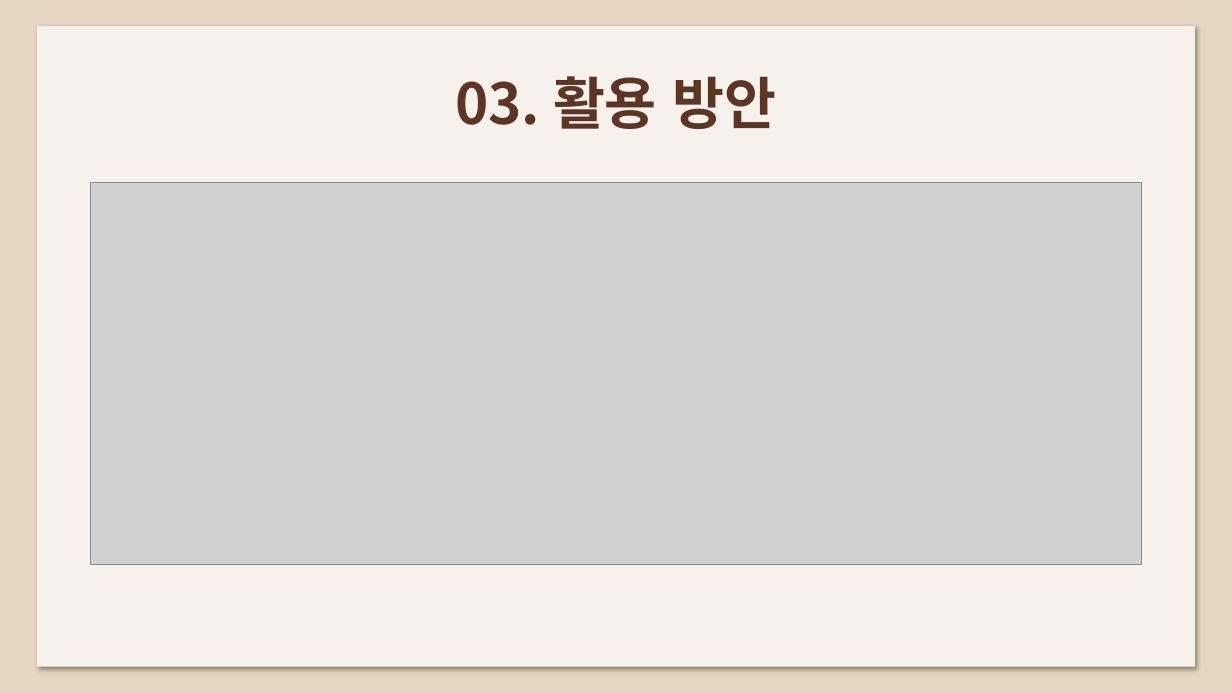
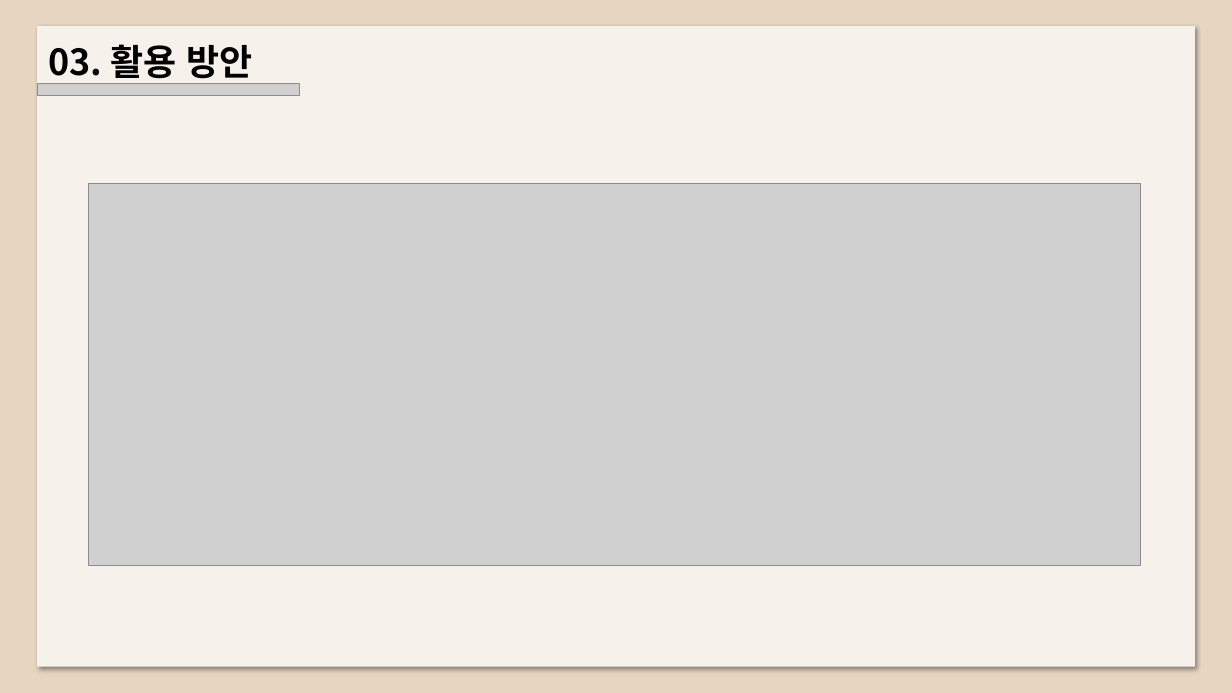
Before and after one commit to jflower52/portfolio, a slide deck: slide 10 of report/todayhanbbang.pptx (slide 9 before the commit). Drawn at 1232x693 pixels with LibreOffice and Linux fonts; fonts in the diff are those of the drawing; grey boxes stand for pictures. Boxes give left, top, right and bottom in pixels: in the first picture for what was removed or moved away, otherwise in the second. Text is boxed around its words. In the diff, an @@ line names an element or a change of style, - is before the commit and + after.

```diff
--- a/report/todayhanbbang.pptx
+++ b/report/todayhanbbang.pptx
@@ text "03. 활용 방안": place and size @@
-text "03. 활용 방안" at box(455, 76, 777, 129)
+text "03. 활용 방안" at box(48, 44, 253, 84)
@@ text "03. 활용 방안" at box(48, 44, 253, 84): size 44 to 28 pt, text colour #5D3525 to #000000; alignment centre to left @@
@@ picture added at box(37, 84, 299, 95) @@
```
Also in this commit, not shown: 21 other slides changed, 9 slides added, 10 slides removed, 1 other file.
